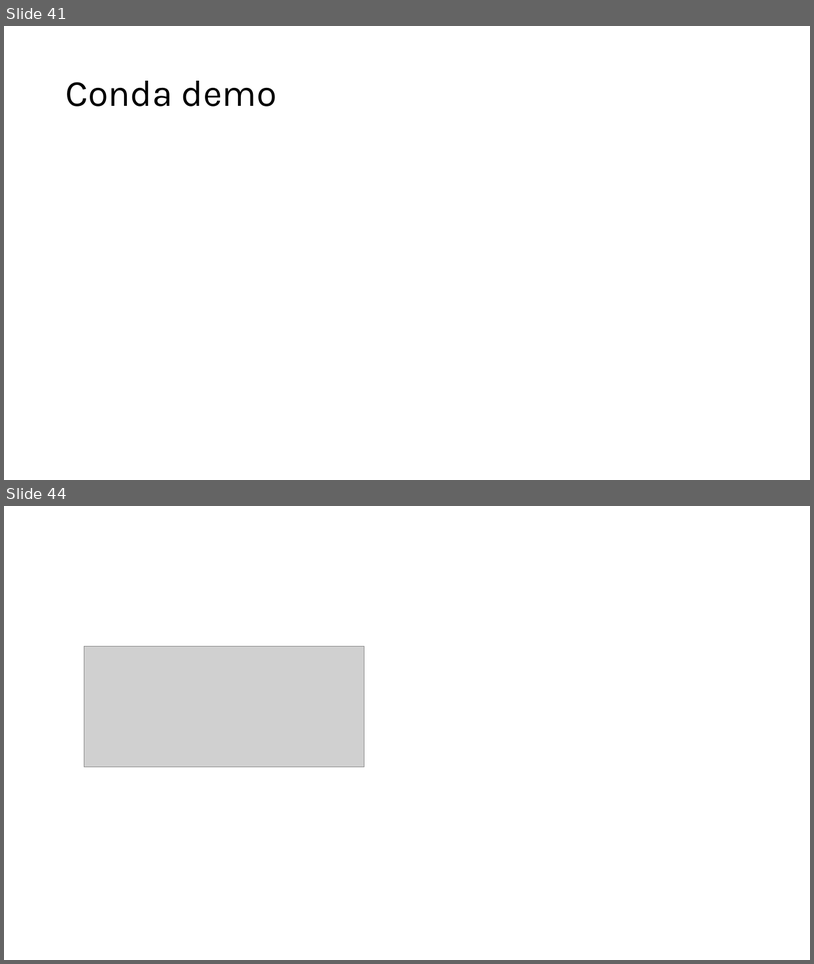
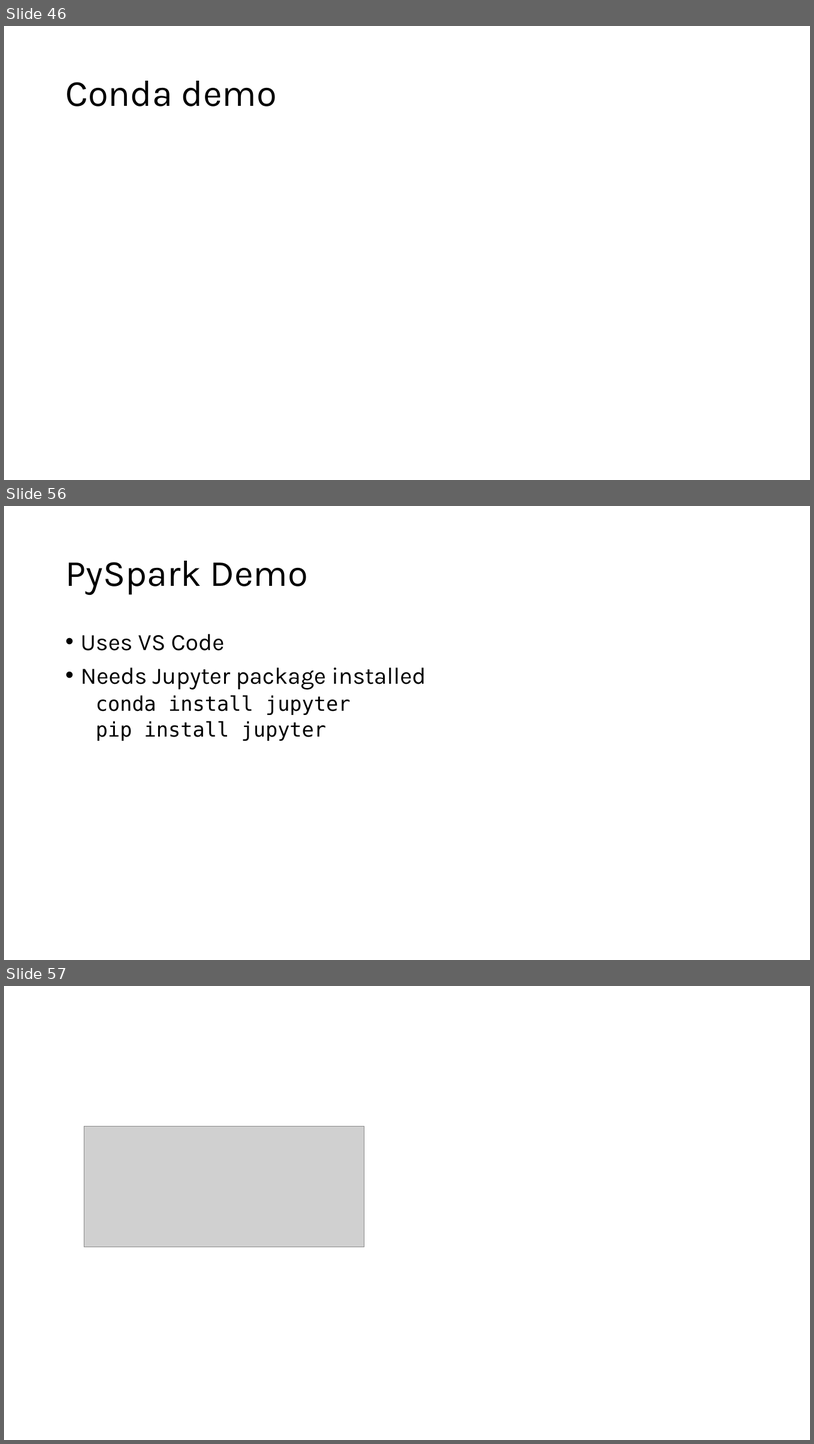
Before and after one commit to phil-a10/Talks, a slide deck: Data Engineering Using Free Tools/Learn Data Engineering For Free.pptx. Shown one above the other, each under a label of ours: slides 41 and 44 before the commit, slides 46, 56 and 57 after it; the slides between them are not shown. The pictures are 814x964 and 814x1444 pixels, drawn with LibreOffice and Linux fonts; fonts in the diff are those of the drawing; grey boxes stand for pictures. Boxes give left, top, right and bottom in pixels: in the first picture for what was removed or moved away, otherwise in the second. Text is boxed around its words. In the diff, an @@ line names an element or a change of style, - is before the commit and + after.

```diff
--- a/Data Engineering Using Free Tools/Learn Data Engineering For Free.pptx
+++ b/Data Engineering Using Free Tools/Learn Data Engineering For Free.pptx
@@ slide 56 added at <box>4,506,810,960</box>, background #FFFFFF @@
@@ title added at <box>65,561,309,595</box>, 44 pt, text #000000 @@
+PySpark Demo
@@ text added at <box>81,634,426,741</box>, 28 pt, text #000000 @@
+• Uses VS Code
+• Needs Jupyter package installed
+  conda install jupyter
+  pip install jupyter
@@ what was slide 41 is now slide 46 @@
@@ what was slide 44 is now slide 57 @@
```
Also in this commit, not shown: 4 slides changed, 12 other slides added, 2 other files.
